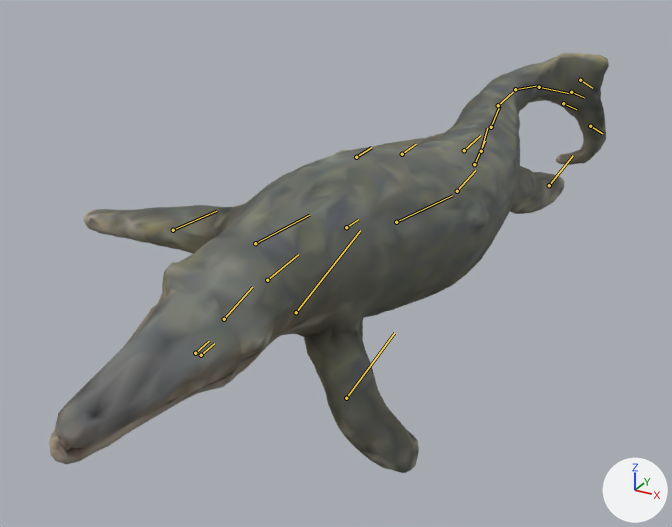
A saved change to the glTF model public/assets/triassic/creatures/cymbospondylus.puppet.glb.
Before and after are seen from a 50 mm lens placed at (2.56, -4.79, 2.14), pointed at (-0.16, 0.14, -0.33). The axes (+X, +Y, +Z) are drawn at lower right. The lights are the same throughout. The older version comes first. Both versions are drawn at frame 6 of the action 'Dodge'; the numbers are the values there. The bones that change, and the others that lie on the model, are drawn over the model as lines.

Names of what the first picture shows: 'Cymbospondylus procedural volume twin', 'Cymbospondylus procedural volume twin lower jaw'.
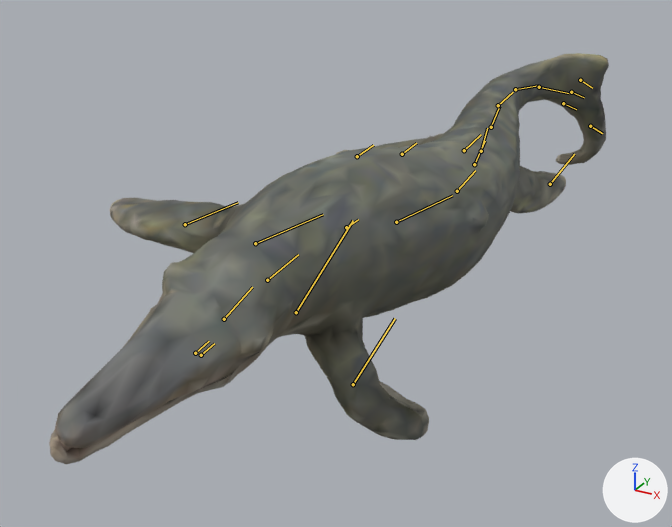
The change, as JSON lines over the scene's bpy script:
```json
{"block": "bone_fore_upper_l", "where": "bone_fore_upper_l = bpy.data.objects['Cymbospondylus_Rig'].pose.bones['fore_upper_L']  # child of 'chest'"}
{"op": "set", "path": "bone_fore_upper_l.rotation_quaternion", "old": "(0.997, -0.064, 0.002, -0.034)", "new": "(0.995, -0.001, 0.0, -0.097)", "note": "degrees (-7, 0, -4) -> degrees (0, 0, -11)"}
{"block": "bone_fore_mid_l", "where": "bone_fore_mid_l = bpy.data.objects['Cymbospondylus_Rig'].pose.bones['fore_mid_L']  # child of 'fore_upper_L'"}
{"op": "set", "path": "bone_fore_mid_l.rotation_quaternion", "old": "(1.0, -0.009, 0.0, 0.0)", "new": "(1.0, 0.023, 0.0, 0.0)", "note": "degrees (-1, 0, 0) -> degrees (3, 0, 0)"}
{"block": "bone_fore_upper_r", "where": "bone_fore_upper_r = bpy.data.objects['Cymbospondylus_Rig'].pose.bones['fore_upper_R']  # child of 'chest'"}
{"op": "set", "path": "bone_fore_upper_r.rotation_quaternion", "old": "(0.965, 0.259, 0.009, 0.033)", "new": "(0.943, 0.318, 0.031, 0.092)", "note": "degrees (30, 0, 4) -> degrees (37, 0, 11)"}
{"block": "bone_fore_mid_r", "where": "bone_fore_mid_r = bpy.data.objects['Cymbospondylus_Rig'].pose.bones['fore_mid_R']  # child of 'fore_upper_R'"}
{"op": "set", "path": "bone_fore_mid_r.rotation_quaternion", "old": "(0.988, 0.154, 0.0, 0.0)", "new": "(0.983, 0.185, 0.0, 0.0)", "note": "degrees (18, 0, 0) -> degrees (21, 0, 0)"}
```

Boxes (x1, y1, x2, y2) around the edits, measured in the pictures (672 x 527 px):
```json
{"object": "Cymbospondylus procedural volume twin", "change": "posed", "before": [50, 53, 609, 473], "after": [50, 53, 609, 463]}
{"bone": "fore_upper_L", "before": "(255, 243) to (309, 215)", "after": "(255, 243) to (323, 214)"}
{"bone": "fore_mid_L", "before": "(173, 230) to (216, 211)", "after": "(185, 224) to (238, 202)"}
{"bone": "fore_upper_R", "before": "(296, 312) to (360, 230)", "after": "(296, 312) to (353, 220)"}
{"bone": "fore_mid_R", "before": "(346, 398) to (394, 333)", "after": "(353, 384) to (395, 318)"}
```
